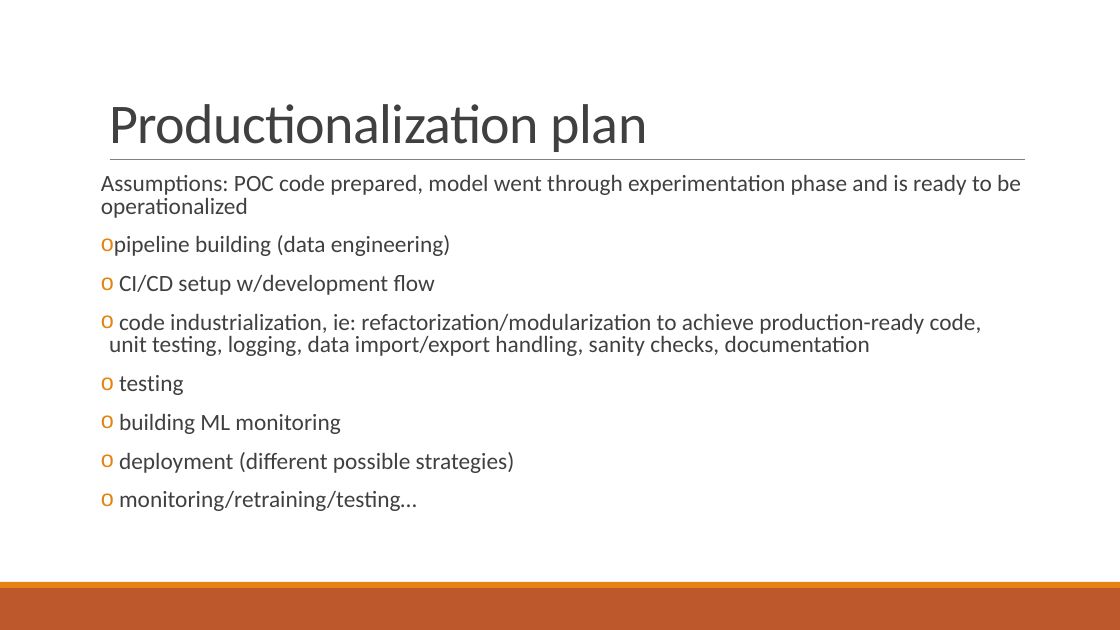
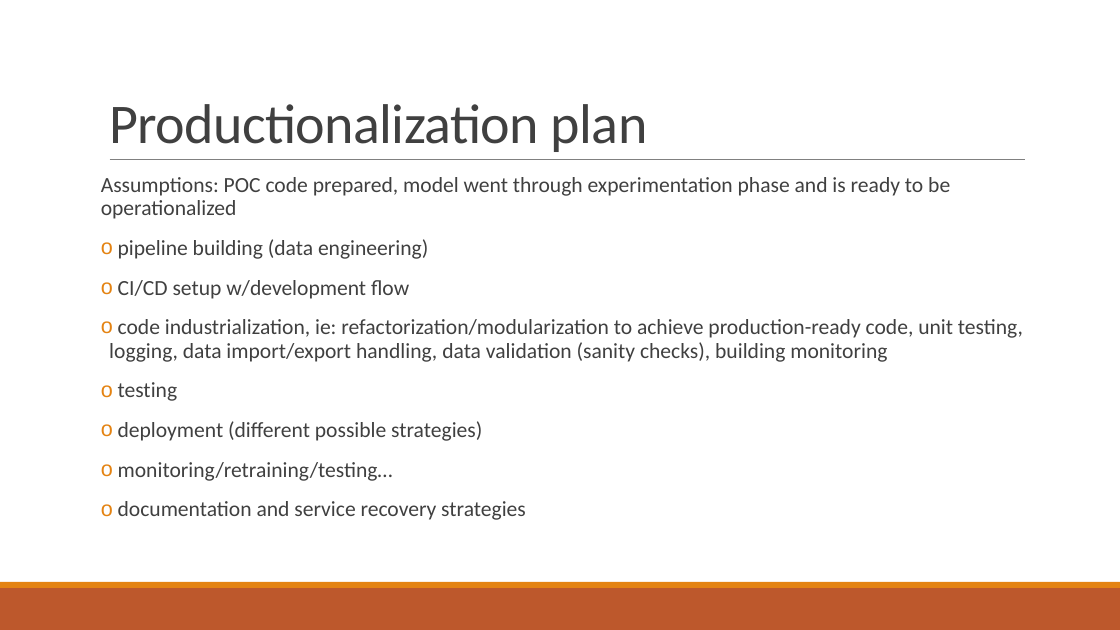
Before and after one commit to nlp-task-kp/sentiment_analysis, a slide deck: slide 11 of presentation/Sentiment analysis for EPARs.pptx (slide 6 before the commit). Drawn at 1120x630 pixels with LibreOffice and Linux fonts; fonts in the diff are those of the drawing. Boxes give left, top, right and bottom in pixels: in the first picture for what was removed or moved away, otherwise in the second. Text is boxed around its words. In the diff, an @@ line names an element or a change of style, - is before the commit and + after.

Commit message:
updated pptx

```diff
--- a/presentation/Sentiment analysis for EPARs.pptx
+++ b/presentation/Sentiment analysis for EPARs.pptx
@@ text at (101,177,950,481): size 20 to 18.5 pt in "Assumptions: POC code prepared, model went through ...", "pipeline building (data engineering)", "CI/CD setup w/development flow", "testing" and 2 more places; line spacing 0.8 to 0.9 @@
@@ text at (109,319,1023,362): text changed; size 20 to 18.5 pt @@
-o code industrialization, ie: refactorization/modularization to achieve production-ready code, unit testing, logging, data import/export handling, sanity checks, documentation
+o code industrialization, ie: refactorization/modularization to achieve production-ready code, unit testing, logging, data import/export handling, data validation (sanity checks), building monitoring
@@ text at (119,414,340,434): paragraph removed @@
-o building ML monitoring
@@ text at (118,501,526,520): paragraph added @@
+o documentation and service recovery strategies
```
Also in this commit, not shown: 4 other slides changed, 11 slides added.
